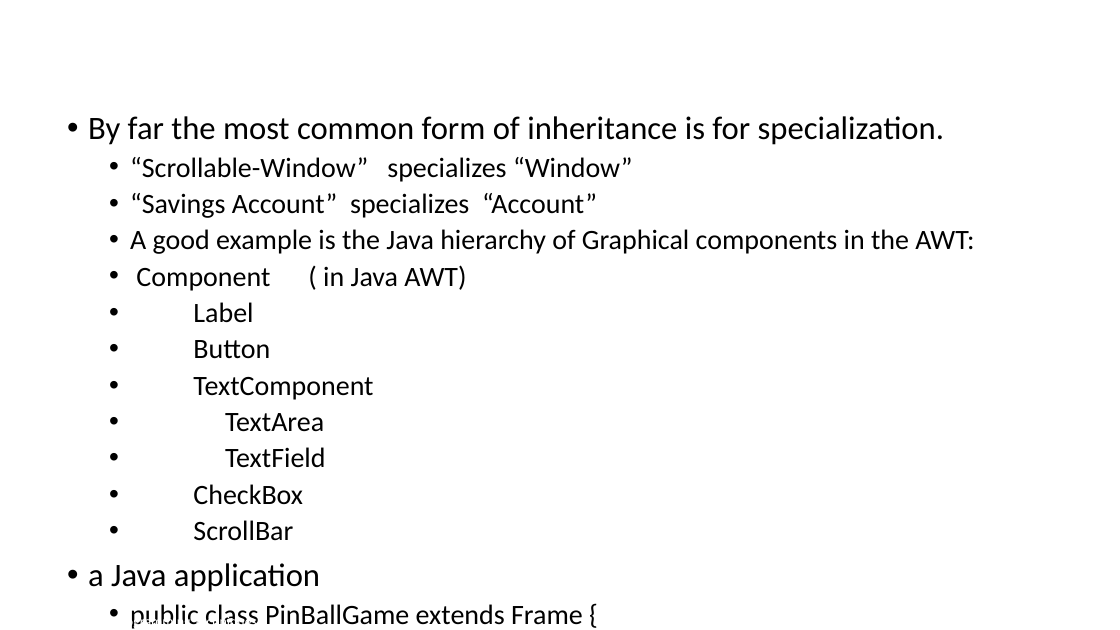
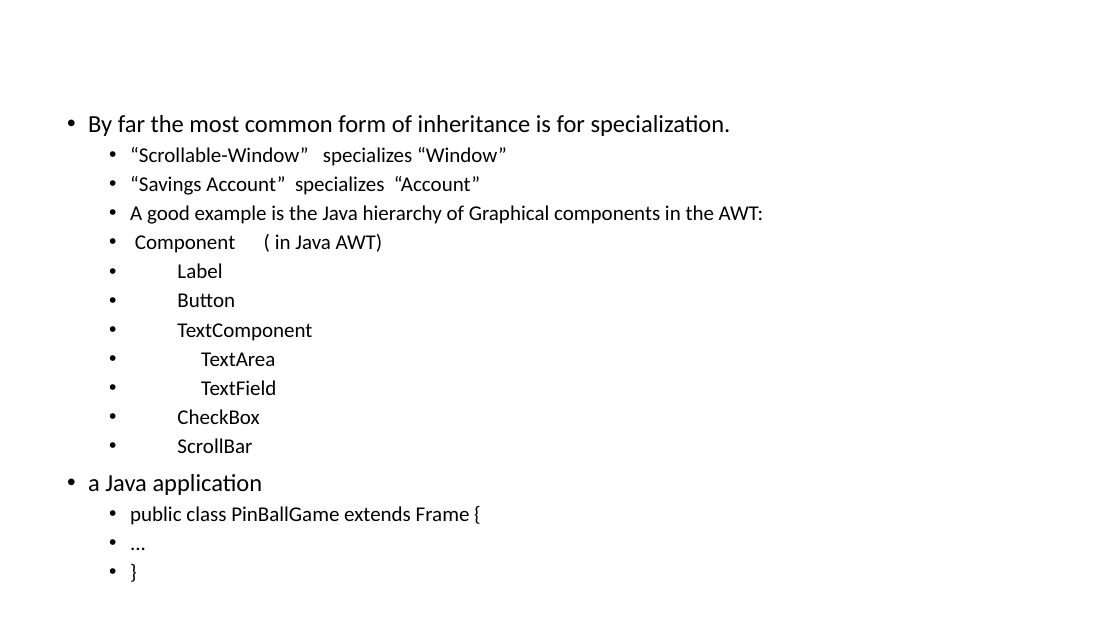
Before and after one commit to gmierzwinski/gmierzwinski.github.io, a slide deck: slide 30 of bishops/cs321/resources/CS321_Lecture_06.ppt. Drawn at 1120x630 pixels with LibreOffice and Linux fonts; fonts in the diff are those of the drawing; background and template pictures are left out. Boxes give left, top, right and bottom in pixels: in the first picture for what was removed or moved away, otherwise in the second. Text is boxed around its words. In the diff, an @@ line names an element or a change of style, - is before the commit and + after.

```diff
--- a/bishops/cs321/resources/CS321_Lecture_06.ppt
+++ b/bishops/cs321/resources/CS321_Lecture_06.ppt
@@ text "By far the most common ..." at (x1=88, y1=115, x2=763, y2=525): size 28 to 21 pt in "By far the most common form of ...", "a Java application"; size 24 to 18 pt in "“Scrollable-Window” specializes “Window”", "“Savings Account” specializes “Account”", "A good example is the Java hierarchy ...", "Component ( in Java AWT)" and 10 more places @@
@@ text "CS321: Advanced Programming Techniques" rewrapped from (x1=55, y1=614, x2=257, y2=629) to (x1=5, y1=604, x2=279, y2=630) @@
```
Also in this commit, not shown: 13 other slides changed, 1 other file.
